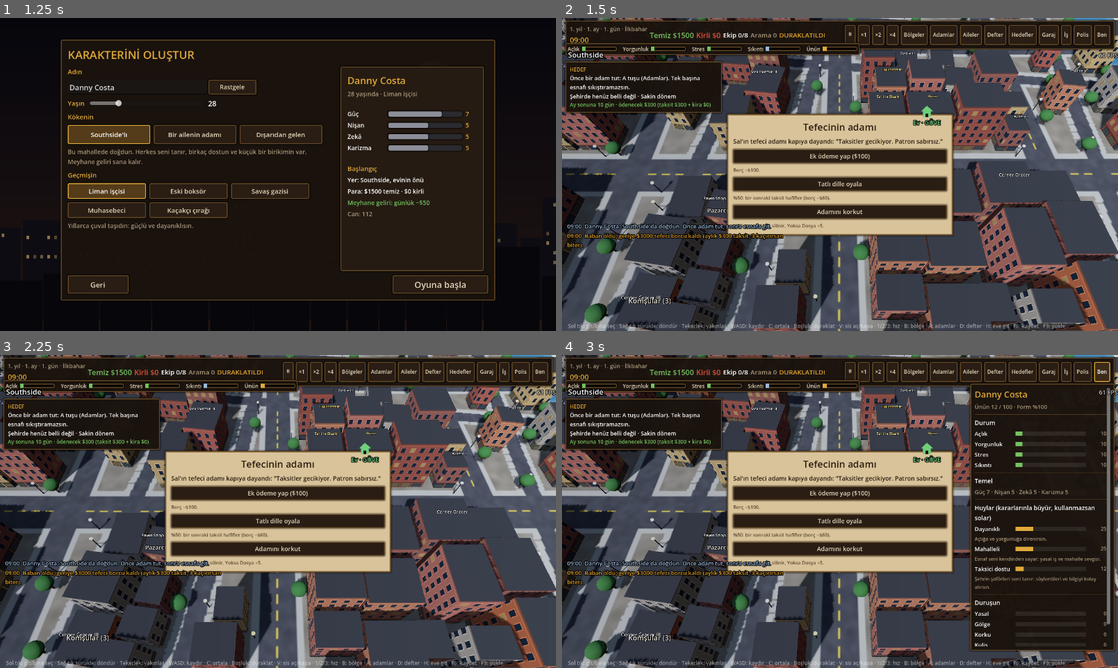
Above: before the commit, frames 1-4 (two rows, left to right).
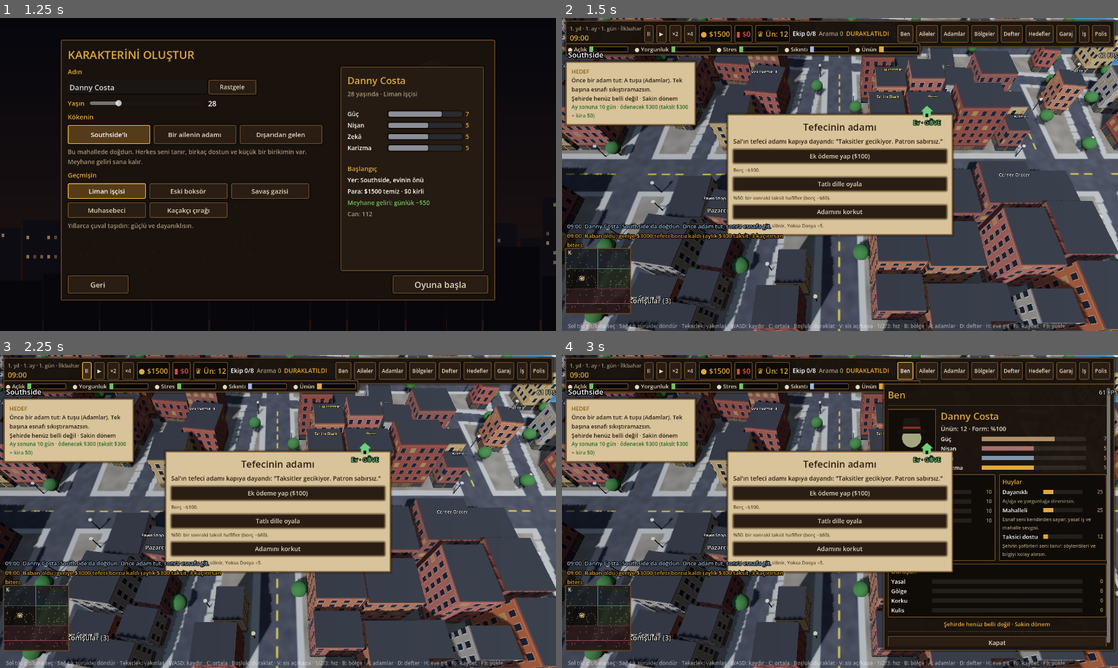
Above: after the commit, the same moments.

Repository: husnytarik/kara-kalem
Game: Godot game, scene res://scenes/menu.tscn
The game is run twice, just before and just after one commit, with the same random seed, the same clock (stepped at 60 frames per second) and the same inputs.
Inputs (mouse positions are in pixels of both pictures, inside the frame that each line leads up to):
- Up to frame 1 (1.25 s): click "Yeni oyun" at 0.5 s
- Up to frame 2 (1.5 s): click "Oyuna başla" at 1.25 s
- Up to frame 3 (2.25 s): click (88, 370) at 2 s, where only the run after the commit has a clickable "II"
- Up to frame 4 (3 s): click "Ben" at 2.75 s

Frame 1 is identical in both runs. In frame 2, 11% of the frame differs, in the area x 0-100%, y 2-95%; in frame 3, 11%; in frame 4, 23%.

Commit message:
Godot: arayuz gorsele yaklastirildi (ust cubuk hapleri, portreler, minimap, Ben/Adamlar/Aileler panelleri, eylem tablosu, adam arayanlar kartlari)
Co-Authored-By: Claude Sonnet 5.5 <noreply@anthropic.com>

Diff:
--- a/godot/scripts/core/sokak.gd
+++ b/godot/scripts/core/sokak.gd
@@ -673,6 +673,15 @@
 	if p.size() > 1:
 		if p[1] == "ben":
 			arayuz.ben_ac()
+		elif p[1] == "adam":
+			oyun.adamlar.append({"id": 91, "ad": "Joe Moretti", "yumruk": 70, "bicak": 55, "zeka": 60, "gorev": "", "silah": "bicak", "sadakat": 75})
+			arayuz.adamlar_ac()
+		elif p[1] == "aile":
+			arayuz.aile_ac()
+		elif p[1] == "bar":
+			oyun.temiz = 500.0
+			oyuncu.gir(97)
+			arayuz.bina_ac(97)
 		elif p[1] == "bina":
 			oyun.temiz = 500.0
 			arayuz.bina_ac(97)
--- a/godot/scripts/ui/arayuz.gd
+++ b/godot/scripts/ui/arayuz.gd
@@ -4,6 +4,8 @@
 # font boyutlarını değiştirmen yeter. Veri tarafı oyun.gd'dedir; burada kural yok, yalnızca gösterim.
 
 const Tema := preload("res://scripts/ui/tema.gd")
+const Portre := preload("res://scripts/ui/portre.gd")
+const Minimap := preload("res://scripts/ui/minimap.gd")
 const RENK := {
 	"good": Tema.IYI, "bad": Tema.KOTU, "warn": Tema.UYARI, "info": Tema.BILGI,
 	"altin": Tema.VURGU, "soluk": Tema.SOLUK,
@@ -45,6 +47,15 @@
 	_amac_paneli()
 	_sag_panel()
 	_diyalog_kur()
+	var mm := Minimap.new()
+	mm.kur(oyun, sokak)
+	mm.set_anchors_and_offsets_preset(Control.PRESET_BOTTOM_LEFT)
+	mm.offset_left = 8
+	mm.offset_right = 158
+	mm.offset_top = -190
+	mm.offset_bottom = -40
+	mm.mouse_filter = Control.MOUSE_FILTER_IGNORE
+	add_child(mm)
 	_log = VBoxContainer.new()
 	_log.position = Vector2(12, 470)
 	_log.custom_minimum_size = Vector2(520, 0)
@@ -99,6 +110,35 @@
 	v.custom_minimum_size = Vector2(44, 0)
 	v.horizontal_alignment = HORIZONTAL_ALIGNMENT_RIGHT
 
+func _portre(ebeveyn: Node, ad: String, boy: Vector2 = Vector2(56, 64)) -> Control:
+	var p := Portre.new()
+	p.custom_minimum_size = boy
+	p.renk = Color.from_hsv(float(ad.hash() % 360) / 360.0, 0.35, 0.65)
+	ebeveyn.add_child(p)
+	return p
+
+# Panel başlığı: altın serif başlık + altında ince çizgi.
+func _baslik(ebeveyn: Node, metin: String, alt: String = "") -> void:
+	var l := _lbl(ebeveyn, metin, 26, RENK["altin"])
+	l.add_theme_color_override("font_outline_color", Color(0, 0, 0, 0.8))
+	l.add_theme_constant_override("outline_size", 3)
+	if alt != "":
+		_lbl(ebeveyn, alt, 15, RENK["soluk"])
+	_ayrac(ebeveyn)
+
+# Koyu çerçeveli iç kutu (görseldeki "Eylemler" / "Adam Arayanlar" gibi).
+func _kutu(ebeveyn: Node, baslik: String = "") -> VBoxContainer:
+	var pc := PanelContainer.new()
+	pc.add_theme_stylebox_override("panel", Tema.stil(Color(0.06, 0.045, 0.03, 0.9), Tema.KENAR, 8, 2))
+	pc.size_flags_horizontal = Control.SIZE_EXPAND_FILL
+	ebeveyn.add_child(pc)
+	var v := VBoxContainer.new()
+	v.add_theme_constant_override("separation", 4)
+	pc.add_child(v)
+	if baslik != "":
+		_lbl(v, baslik, 17, RENK["altin"])
+	return v
+
 func _ayrac(ebeveyn: Node) -> void:
 	ebeveyn.add_child(HSeparator.new())
 
@@ -111,18 +151,18 @@
 # Sol üstte: şimdiki hedef (içine çeker) + yaklaşan yükümlülükler (ayakta kalma baskısı).
 func _amac_paneli() -> void:
 	_amac_kutu = PanelContainer.new()
-	_amac_kutu.add_theme_stylebox_override("panel", _stil())
+	_amac_kutu.add_theme_stylebox_override("panel", Tema.kagit_stil())
 	_amac_kutu.theme = Tema.tema()
 	_amac_kutu.position = Vector2(8, 100)
-	_amac_kutu.custom_minimum_size = Vector2(360, 0)
+	_amac_kutu.custom_minimum_size = Vector2(300, 0)
 	_amac_kutu.mouse_filter = Control.MOUSE_FILTER_IGNORE
 	add_child(_amac_kutu)
 	var v := VBoxContainer.new()
 	v.add_theme_constant_override("separation", 2)
 	_amac_kutu.add_child(v)
-	_amac_baslik = _lbl(v, "", 14, RENK["altin"])
-	_amac_yazi = _lbl(v, "", 15)
-	_baski_yazi = _lbl(v, "", 14, RENK["soluk"])
+	_amac_baslik = _lbl(v, "", 15, Color("8a5a10"))
+	_amac_yazi = _lbl(v, "", 15, Tema.KAGIT_YAZI)
+	_baski_yazi = _lbl(v, "", 14, Color("5a4630"))
 	_ihtiyac_yazi = Label.new()   # eski satır: artık üstteki çubuklarda
 	_ihtiyac_cubugu()
 
@@ -144,14 +184,15 @@
 		var c := HBoxContainer.new()
 		c.add_theme_constant_override("separation", 5)
 		h.add_child(c)
-		var l := _lbl(c, e[1], 14, Tema.YAZI)
+		var l := _lbl(c, "● " + e[1], 15, Tema.YAZI)
+		l.add_theme_color_override("font_color", Tema.YAZI)
 		l.autowrap_mode = TextServer.AUTOWRAP_OFF
 		l.size_flags_horizontal = Control.SIZE_SHRINK_BEGIN
 		var p := ProgressBar.new()
 		p.min_value = 0
 		p.max_value = 100
 		p.show_percentage = false
-		p.custom_minimum_size = Vector2(80, 10)
+		p.custom_minimum_size = Vector2(90, 14)
 		p.size_flags_vertical = Control.SIZE_SHRINK_CENTER
 		var f := StyleBoxFlat.new()
 		f.bg_color = e[2]
@@ -217,11 +258,22 @@
 	var toplam := borc + kira
 	if toplam <= 0.0:
 		_baski_yazi.text = "Ay sonuna %d gün." % kalan
-		_baski_yazi.add_theme_color_override("font_color", RENK["soluk"])
+		_baski_yazi.add_theme_color_override("font_color", Color("5a4630"))
 	else:
 		var yeter: bool = oyun.temiz >= toplam
 		_baski_yazi.text = "Ay sonuna %d gün · ödenecek %s (taksit %s + kira %s)%s" % [kalan, oyun.para(toplam), oyun.para(borc), oyun.para(kira), "" if yeter else " — PARA YETMİYOR" ]
-		_baski_yazi.add_theme_color_override("font_color", RENK["good"] if yeter else (RENK["bad"] if kalan <= 3 else RENK["warn"]))
+		_baski_yazi.add_theme_color_override("font_color", Color("2f6b2a") if yeter else (Color("9a2a1a") if kalan <= 3 else Color("8a5a10")))
+
+var _un: Label
+
+func _hap(h: Node, sembol: String, renk: Color) -> Label:
+	var pc := PanelContainer.new()
+	pc.add_theme_stylebox_override("panel", Tema.stil(Color(0.05, 0.035, 0.025, 0.95), Tema.KENAR, 4, 10))
+	h.add_child(pc)
+	var l := _lbl(pc, sembol, 20, renk)
+	l.autowrap_mode = TextServer.AUTOWRAP_OFF
+	l.size_flags_horizontal = Control.SIZE_SHRINK_BEGIN
+	return l
 
 func _ust_cubuk() -> void:
 	var pc := PanelContainer.new()
@@ -233,35 +285,40 @@
 	pc.theme = Tema.tema()
 	add_child(pc)
 	var h := HBoxContainer.new()
-	h.add_theme_constant_override("separation", 5)
+	h.add_theme_constant_override("separation", 6)
 	pc.add_child(h)
 	var sol := VBoxContainer.new()
+	sol.add_theme_constant_override("separation", 0)
 	h.add_child(sol)
-	_tarih = _lbl(sol, "", 15, RENK["soluk"])
+	_tarih = _lbl(sol, "", 14, RENK["soluk"])
 	_saat = _lbl(sol, "", 20, RENK["altin"])
-	_temiz = _lbl(h, "", 20, Tema.IYI)
-	_kirli = _lbl(h, "", 20, Tema.KOTU)
-	_ekip = _lbl(h, "", 18)
-	_arama = _lbl(h, "", 18)
-	_durum = _lbl(h, "", 18, RENK["warn"])
-	for l in [_tarih, _saat, _temiz, _kirli, _ekip, _arama, _durum]:
+	for l in [_tarih, _saat]:
+		l.autowrap_mode = TextServer.AUTOWRAP_OFF
+		l.size_flags_horizontal = Control.SIZE_SHRINK_BEGIN
+	for hv in [["II", 0.0], ["▶", 1.0], ["×2", 2.0], ["×4", 4.0]]:
+		_btn(h, hv[0], sokak.hiz_ayarla.bind(hv[1]))
+	_temiz = _hap(h, "", Tema.VURGU)
+	_kirli = _hap(h, "", Tema.KOTU)
+	_un = _hap(h, "", Tema.VURGU)
+	_ekip = _lbl(h, "", 16)
+	_arama = _lbl(h, "", 16)
+	_durum = _lbl(h, "", 16, RENK["warn"])
+	for l in [_ekip, _arama, _durum]:
 		l.autowrap_mode = TextServer.AUTOWRAP_OFF
 		l.size_flags_horizontal = Control.SIZE_SHRINK_BEGIN
 		l.size_flags_vertical = Control.SIZE_SHRINK_CENTER
 	var bosluk := Control.new()
 	bosluk.size_flags_horizontal = Control.SIZE_EXPAND_FILL
 	h.add_child(bosluk)
-	for hv in [["⏸", 0.0], ["×1", 1.0], ["×2", 2.0], ["×4", 4.0]]:
-		_btn(h, hv[0], sokak.hiz_ayarla.bind(hv[1]))
+	_btn(h, "Ben", ben_ac)
+	_btn(h, "Aileler", aile_ac)
+	_btn(h, "Adamlar", adamlar_ac)
 	_btn(h, "Bölgeler", _bolge_dugmesi)
-	_btn(h, "Adamlar", adamlar_ac)
-	_btn(h, "Aileler", aile_ac)
 	_btn(h, "Defter", defter_ac)
 	_btn(h, "Hedefler", zafer_ac)
 	_btn(h, "Garaj", garaj_ac)
 	_btn(h, "İş", meslek_ac)
 	_btn(h, "Polis", polis_ac)
-	_btn(h, "Ben", ben_ac)
 	for c in h.get_children():
 		if c is Button:
 			c.add_theme_font_size_override("font_size", Tema.boyut(14))
@@ -391,8 +448,9 @@
 	var d: Dictionary = oyun.tarih()
 	_tarih.text = "%s · %s" % [oyun.tarih_yazi(), oyun.mevsim()]
 	_saat.text = oyun.saat_yazi()
-	_temiz.text = "Temiz %s" % oyun.para(oyun.temiz)
-	_kirli.text = "Kirli %s" % oyun.para(oyun.kirli)
+	_temiz.text = "● %s" % oyun.para(oyun.temiz)
+	_kirli.text = "▮ %s" % oyun.para(oyun.kirli)
+	_un.text = "♛ Ün: %d" % int(oyun.kis_k.taninma())
 	_ekip.text = "Ekip %d/%d" % [oyun.adamlar.size(), oyun.EKIP_MAX]
 	_arama.text = "Arama %d" % int(oyun.arama)
 	_arama.add_theme_color_override("font_color", RENK["bad"] if oyun.arama >= 30.0 else (RENK["warn"] if oyun.arama >= 10.0 else RENK["soluk"]))
@@ -456,6 +514,7 @@
 	for c in _ic.get_children():
 		c.queue_free()
 	_sag.visible = true
+	_sag.offset_left = -(540 if _mod in ["ben", "aile", "adamlar"] else (500 if _mod == "bina" and sokak.oyuncu.iceride >= 0 else 360))
 	match _mod:
 		"bina": _bina_paneli()
 		"bolge": _bolge_paneli()
@@ -679,31 +738,68 @@
 
 # ---------- adam paneli ----------
 func _adam_paneli() -> void:
-	_lbl(_ic, "Adamlar", 24, RENK["altin"])
-	_lbl(_ic, "%d / %d adam · ayda $%d kişi başı" % [oyun.adamlar.size(), oyun.EKIP_MAX, oyun.EKIP_MAAS], 15, RENK["soluk"])
-	_lbl(_ic, "Adam bulmak için bir bara, bilardo salonuna, boks salonuna ya da derneğe git, içeri gir. Geceleri daha çok kişi çıkar.", 14, RENK["warn"]).autowrap_mode = TextServer.AUTOWRAP_WORD_SMART
-	_ayrac(_ic)
+	_baslik(_ic, "Adamlar", "%d / %d adam · ayda $%d kişi başı" % [oyun.adamlar.size(), oyun.EKIP_MAX, oyun.EKIP_MAAS])
+	var ipucu := _lbl(_ic, "Adamlarını barlarda, bilardo salonlarında, boks salonlarında ve derneklerde bulabilirsin. Geceleri daha çok kişi çıkar.", 14, RENK["warn"])
+	ipucu.autowrap_mode = TextServer.AUTOWRAP_WORD_SMART
 	if oyun.adamlar.is_empty():
 		_lbl(_ic, "Ekibin boş. Adam olmadan haraç bağlayamazsın.", 15, RENK["warn"])
 	for a in oyun.adamlar:
-		_lbl(_ic, "%s  ·  beceri %d" % [a["ad"], oyun.beceri(a)], 18)
-		_bar(_ic, "Yumruk", a["yumruk"], Color("b08f6c"))
-		_bar(_ic, "Bıçak", a["bicak"], Color("a67070"))
-		_bar(_ic, "Zekâ", a["zeka"], Color("7f95ab"))
+		var kv := _kutu(_ic)
+		var h := HBoxContainer.new()
+		h.add_theme_constant_override("separation", 10)
+		kv.add_child(h)
+		_portre(h, a["ad"])
+		var v := VBoxContainer.new()
+		v.size_flags_horizontal = Control.SIZE_EXPAND_FILL
+		h.add_child(v)
+		_lbl(v, "%s  ·  beceri %d" % [a["ad"], oyun.beceri(a)], 18)
+		_bar(v, "Yumruk", a["yumruk"], Color("b08f6c"))
+		_bar(v, "Bıçak", a["bicak"], Color("a67070"))
+		_bar(v, "Zekâ", a["zeka"], Color("7f95ab"))
+		_bar(v, "Sadakat", a.get("sadakat", 60), Tema.VURGU)
 		var durum := "Boşta"
 		if a["gorev"] == "tutuklu":
 			durum = "Karakolda"
 		elif a["gorev"] != "":
 			durum = "Görevde: " + oyun.GOREVLER[a["gorev"]]["ad"]
-		_lbl(_ic, durum, 15, RENK["warn"] if a["gorev"] != "" else RENK["good"])
+		_lbl(v, "Görev: " + durum, 15, RENK["warn"] if a["gorev"] != "" else RENK["good"])
 		var id: int = a["id"]
-		_btn(_ic, "Çıkar", func(): _sonuc_goster(oyun.adam_cikar(id)), a["gorev"] != "")
-		_ayrac(_ic)
+		_btn(v, "Çıkar", func(): _sonuc_goster(oyun.adam_cikar(id)), a["gorev"] != "")
 	_sonuc_satiri()
 
 # ---------- aileler (hiyerarşi) ----------
 func _aile_paneli() -> void:
-	_lbl(_ic, "Aileler", 24, RENK["altin"])
+	_baslik(_ic, "Aileler")
+	var kartlar := HBoxContainer.new()
+	kartlar.add_theme_constant_override("separation", 6)
+	_ic.add_child(kartlar)
+	var simge := {"marchetti": "♛", "obrien": "☘", "tammany": "✦"}
+	for f in oyun.NPC:
+		var fd: Dictionary = oyun.FAK[f]
+		var v := _kutu(kartlar)
+		var sm := _lbl(v, simge[f], 28, fd["renk"])
+		sm.horizontal_alignment = HORIZONTAL_ALIGNMENT_CENTER
+		var ad := _lbl(v, fd["ad"], 15, Tema.YAZI)
+		ad.horizontal_alignment = HORIZONTAL_ALIGNMENT_CENTER
+		_lbl(v, "Güç: %d" % int(oyun.kudret(f)), 15, Tema.VURGU)
+		var g: float = clampf(oyun.gerginlik.gerginlik("oyuncu", f), 0.0, 100.0)
+		_lbl(v, "Gerginlik:", 14, Tema.YAZI)
+		var gp := ProgressBar.new()
+		gp.max_value = 100
+		gp.value = g
+		gp.show_percentage = false
+		gp.custom_minimum_size = Vector2(0, 12)
+		var gf := StyleBoxFlat.new()
+		gf.bg_color = Tema.IYI if g < 35.0 else (Tema.UYARI if g < 65.0 else Tema.KOTU)
+		gp.add_theme_stylebox_override("fill", gf)
+		v.add_child(gp)
+		var sv: bool = oyun.gerginlik.savasta("oyuncu", f)
+		_lbl(v, "Savaş: " + ("Evet" if sv else "Hayır"), 14, Tema.KOTU if sv else Tema.SOLUK)
+		var bs := 0
+		for id in oyun.bolge:
+			if oyun.hakim_of(id) == f:
+				bs += 1
+		_lbl(v, "Bölge: %d" % bs, 14, Tema.SOLUK)
 	for f in oyun.NPC:
 		var fd: Dictionary = oyun.FAK[f]
 		_ayrac(_ic)
@@ -1126,58 +1222,114 @@
 func _ben_paneli() -> void:
 	var K: RefCounted = oyun.kis_k
 	var k: Dictionary = oyun.kis
-	_lbl(_ic, oyun.profil.get("ad", "Sen"), 24, RENK["altin"])
-	_lbl(_ic, "Ünün %d / 100 · Form %%%d" % [int(K.taninma()), int(K.form() * 100.0)], 15, RENK["soluk"])
+	_baslik(_ic, "Ben")
+	var ust := HBoxContainer.new()
+	ust.add_theme_constant_override("separation", 12)
+	_ic.add_child(ust)
+	var ad: String = oyun.profil.get("ad", "Sen")
+	_portre(ust, ad, Vector2(110, 130))
+	var kim := VBoxContainer.new()
+	kim.size_flags_horizontal = Control.SIZE_EXPAND_FILL
+	ust.add_child(kim)
+	_lbl(kim, ad, 26, Tema.VURGU)
+	_lbl(kim, "Ünün: %d · Form: %%%d" % [int(K.taninma()), int(K.form() * 100.0)], 16, Tema.YAZI)
 	if K.hasta_mi():
-		_lbl(_ic, "%s: güçsüzsün. Evde yat ya da ilaç al." % k["hasta_ad"], 15, RENK["bad"])
-	_ayrac(_ic)
-	_lbl(_ic, "Durum", 17)
-	_ihtiyac_bar("Açlık", k["aclik"])
-	_ihtiyac_bar("Yorgunluk", k["yorgun"])
-	_ihtiyac_bar("Stres", k["stres"])
-	_ihtiyac_bar("Sıkıntı", k["sikinti"])
-	_ayrac(_ic)
-	_lbl(_ic, "Temel", 17)
+		_lbl(kim, "%s: güçsüzsün. Evde yat ya da ilaç al." % k["hasta_ad"], 15, RENK["bad"])
 	var st: Dictionary = oyun.ozet["stat"]
-	_lbl(_ic, "Güç %d · Nişan %d · Zekâ %d · Karizma %d" % [st["guc"], st["nisan"], st["zeka"], st["karizma"]], 15, RENK["soluk"])
-	_ayrac(_ic)
-	_lbl(_ic, "Huylar (kararlarınla büyür, kullanmazsan solar)", 17)
+	_bar(kim, "Güç", st["guc"] * 10.0, Color("b08f6c"), str(st["guc"]))
+	_bar(kim, "Nişan", st["nisan"] * 10.0, Color("a67070"), str(st["nisan"]))
+	_bar(kim, "Zekâ", st["zeka"] * 10.0, Color("7f95ab"), str(st["zeka"]))
+	_bar(kim, "Karizma", st["karizma"] * 10.0, Tema.VURGU, str(st["karizma"]))
+	var iki := HBoxContainer.new()
+	iki.add_theme_constant_override("separation", 8)
+	_ic.add_child(iki)
+	var sol := _kutu(iki, "Durum")
+	_ihtiyac_bar_to(sol, "Açlık", k["aclik"])
+	_ihtiyac_bar_to(sol, "Yorgunluk", k["yorgun"])
+	_ihtiyac_bar_to(sol, "Stres", k["stres"])
+	_ihtiyac_bar_to(sol, "Sıkıntı", k["sikinti"])
+	var sag := _kutu(iki, "Huylar")
 	var l: Array = K.oz_liste()
 	if l.is_empty():
-		_lbl(_ic, "Henüz belirgin bir huyun yok.", 14, RENK["soluk"])
+		_lbl(sag, "Henüz belirgin bir huyun yok.", 14, RENK["soluk"])
 	for e in l:
 		var o: Dictionary = K.OZ[e[0]]
-		_bar(_ic, o["ad"], e[1], RENK["altin"])
-		var a := _lbl(_ic, o["ac"], 13, RENK["soluk"])
+		_bar(sag, o["ad"], e[1], RENK["altin"])
+		var a := _lbl(sag, o["ac"], 13, RENK["soluk"])
 		a.autowrap_mode = TextServer.AUTOWRAP_WORD_SMART
-	_ayrac(_ic)
-	_lbl(_ic, "Duruşun", 17)
+	var dur := _kutu(_ic, "Duruşun")
 	var y: RefCounted = oyun.yol_k
 	for yl in y.YOLLAR:
-		_bar(_ic, y.AD[yl], y.puan(yl), RENK["info"])
+		_bar(dur, y.AD[yl], y.puan(yl), RENK["info"])
+	var ozet := _lbl(_ic, y.ozet_satiri(), 15, Tema.VURGU)
+	ozet.horizontal_alignment = HORIZONTAL_ALIGNMENT_CENTER
 	_sonuc_satiri()
+
+func _ihtiyac_bar_to(hedef: Node, ad: String, deger: float) -> void:
+	var renk := RENK["good"]
+	if deger >= 75.0:
+		renk = RENK["bad"]
+	elif deger >= 50.0:
+		renk = RENK["warn"]
+	_bar(hedef, ad, deger, renk)
+
+func _efekt_yazi(d: Dictionary) -> String:
+	var ad := {"aclik": "Açlık", "yorgun": "Yorgunluk", "stres": "Stres", "sikinti": "Sıkıntı", "hasta": "Hastalık"}
+	var p: Array = []
+	for a in d:
+		if ad.has(a) and absf(d[a]) >= 10.0:
+			p.append("%s %s%%%d" % [ad[a], "−" if d[a] < 0 else "+", int(absf(d[a]))])
+	return ", ".join(p)
 
 func _kisisel_bolumu(i: int) -> void:
 	var K: RefCounted = oyun.kis_k
 	var l: Array = K.eylemler(i)
 	if not l.is_empty():
-		_ayrac(_ic)
-		_lbl(_ic, "Burada yapabileceklerin", 16, RENK["altin"])
+		var kv := _kutu(_ic, "Eylemler")
+		var g := GridContainer.new()
+		g.columns = 4
+		g.add_theme_constant_override("h_separation", 10)
+		g.add_theme_constant_override("v_separation", 2)
+		kv.add_child(g)
 		for id in l:
 			var e: Dictionary = K.EYLEM[id]
-			var b := _btn(_ic, "%s  ($%d)" % [e["ad"], int(e["ucret"])], func(): _sonuc_goster(K.yap(id)))
-			b.tooltip_text = "%d dk sürer." % e["dk"]
+			var b := Button.new()
+			b.text = e["ad"]
+			b.flat = true
+			b.alignment = HORIZONTAL_ALIGNMENT_LEFT
+			b.focus_mode = Control.FOCUS_NONE
+			b.size_flags_horizontal = Control.SIZE_EXPAND_FILL
+			b.add_theme_font_size_override("font_size", Tema.boyut(15))
+			b.pressed.connect(func(): _sonuc_goster(K.yap(id)))
+			g.add_child(b)
+			var u := _lbl(g, "$%d" % int(e["ucret"]), 14, Tema.VURGU)
+			u.size_flags_horizontal = Control.SIZE_FILL
+			var dk := _lbl(g, "%d dk" % int(e["dk"]), 14, Tema.SOLUK)
+			dk.size_flags_horizontal = Control.SIZE_FILL
+			var ef := _lbl(g, _efekt_yazi(e["d"]), 13, Tema.IYI)
+			ef.size_flags_horizontal = Control.SIZE_FILL
+			for lb in [u, dk, ef]:
+				lb.autowrap_mode = TextServer.AUTOWRAP_OFF
 	if oyun.pazar_k.site_mi(i):
-		_ayrac(_ic)
-		_lbl(_ic, "Adam arayanlar", 16, RENK["altin"])
+		var kv := _kutu(_ic, "Adam Arayanlar")
 		var adaylar: Array = oyun.pazar_k.liste(i)
 		if adaylar.is_empty():
-			_lbl(_ic, "Şimdi kimse yok. Gece ya da başka bir gün gel.", 14, RENK["soluk"])
+			_lbl(kv, "Şimdi kimse yok. Gece ya da başka bir gün gel.", 14, RENK["soluk"])
 		var n := 0
 		for c in adaylar:
 			var idx := n
-			var m := "%s · beceri %d · sadakat %d" % [c["ad"], int((c["yumruk"] * 0.5 + c["bicak"] * 0.3 + c["zeka"] * 0.2)), c["sadakat"]]
-			var b := _btn(_ic, "%s  ($%d kirli)" % [m, int(c["fiyat"])], func(): _sonuc_goster(oyun.pazar_k.tut(i, idx)), oyun.adamlar.size() >= oyun.EKIP_MAX)
-			b.tooltip_text = c["not"]
+			var h := HBoxContainer.new()
+			h.add_theme_constant_override("separation", 8)
+			kv.add_child(h)
+			_portre(h, c["ad"], Vector2(48, 56))
+			var v := VBoxContainer.new()
+			v.size_flags_horizontal = Control.SIZE_EXPAND_FILL
+			h.add_child(v)
+			_lbl(v, c["ad"], 16)
+			_lbl(v, "Yumruk: %d · Sadakat: %d" % [c["yumruk"], c["sadakat"]], 13, Tema.SOLUK)
+			_lbl(v, c["not"], 12, Tema.SOLUK)
+			var b := _btn(h, "Tut
+$%d" % int(c["fiyat"]), func(): _sonuc_goster(oyun.pazar_k.tut(i, idx)), oyun.adamlar.size() >= oyun.EKIP_MAX)
+			b.tooltip_text = "Kirli para ile tutulur. Beceri %d" % int((c["yumruk"] * 0.5 + c["bicak"] * 0.3 + c["zeka"] * 0.2))
 			n += 1
 	_sonuc_satiri()
--- /dev/null
+++ b/godot/scripts/ui/minimap.gd
@@ -0,0 +1,50 @@
+extends Control
+# Sol altta mini harita: bölge çerçeveleri, işletmeler ve oyuncu noktası.
+
+var oyun: Node
+var sokak: Node
+var _sin: Rect2
+
+func kur(o: Node, s: Node) -> void:
+	oyun = o
+	sokak = s
+	custom_minimum_size = Vector2(150, 150)
+	var x0 := 1e9
+	var z0 := 1e9
+	var x1 := -1e9
+	var z1 := -1e9
+	for id in oyun.harita.bolgeler:
+		var b: Dictionary = oyun.harita.bolgeler[id]
+		x0 = minf(x0, b["x0"])
+		z0 = minf(z0, b["z0"])
+		x1 = maxf(x1, b["x1"])
+		z1 = maxf(z1, b["z1"])
+	_sin = Rect2(x0, z0, x1 - x0, z1 - z0)
+
+func _process(_d: float) -> void:
+	queue_redraw()
+
+func _p(x: float, z: float) -> Vector2:
+	return Vector2((x - _sin.position.x) / _sin.size.x * size.x, (z - _sin.position.y) / _sin.size.y * size.y)
+
+func _draw() -> void:
+	draw_rect(Rect2(Vector2.ZERO, size), Color(0.06, 0.05, 0.04, 0.9))
+	for id in oyun.harita.bolgeler:
+		var b: Dictionary = oyun.harita.bolgeler[id]
+		var a := _p(b["x0"], b["z0"])
+		var c := _p(b["x1"], b["z1"])
+		var sahip: String = oyun.hakim_of(id) if oyun.bolge.has(id) else ""
+		var r := Color(0.4, 0.29, 0.15, 0.5)
+		if sahip != "" and oyun.FAK.has(sahip):
+			r = (oyun.FAK[sahip]["renk"] as Color)
+			r.a = 0.8
+			draw_rect(Rect2(a, c - a), Color(r.r, r.g, r.b, 0.12))
+		draw_rect(Rect2(a, c - a), r, false, 1.0)
+	for y in oyun.harita.yerler:
+		var q := _p(y["pos"].x, y["pos"].z)
+		draw_rect(Rect2(q - Vector2(1, 1), Vector2(2, 2)), Color(0.7, 0.6, 0.4, 0.55))
+	var o := _p(sokak.oyuncu.global_position.x, sokak.oyuncu.global_position.z)
+	draw_circle(o, 3.5, Color("e0a93a"))
+	draw_arc(o, 5.5, 0, TAU, 16, Color(1, 1, 1, 0.8), 1.0)
+	draw_rect(Rect2(Vector2.ZERO, size), Color(0.4, 0.29, 0.15), false, 2.0)
+	draw_string(ThemeDB.fallback_font, Vector2(6, 14), "K", HORIZONTAL_ALIGNMENT_LEFT, -1, 12, Color(0.9, 0.85, 0.7))
--- /dev/null
+++ b/godot/scripts/ui/portre.gd
@@ -0,0 +1,28 @@
+extends Control
+# Kod ile çizilen silüet portre (fötr şapkalı adam). Resim gelene kadar yer tutar; renk ile çeşitlenir.
+
+var renk := Color("6b5a43")
+var kadin := false
+
+func _init() -> void:
+	custom_minimum_size = Vector2(56, 64)
+	mouse_filter = Control.MOUSE_FILTER_IGNORE
+
+func _draw() -> void:
+	var w := size.x
+	var h := size.y
+	draw_rect(Rect2(0, 0, w, h), Color(0.07, 0.05, 0.035))
+	draw_rect(Rect2(0, 0, w, h), Color(0.4, 0.29, 0.15), false, 2.0)
+	var ten := renk.lerp(Color("c9a679"), 0.6)
+	var palto := renk.darkened(0.35)
+	# omuzlar
+	draw_colored_polygon(PackedVector2Array([Vector2(w * 0.08, h), Vector2(w * 0.16, h * 0.78), Vector2(w * 0.38, h * 0.68), Vector2(w * 0.62, h * 0.68), Vector2(w * 0.84, h * 0.78), Vector2(w * 0.92, h)]), palto)
+	# gömlek/kravat
+	draw_colored_polygon(PackedVector2Array([Vector2(w * 0.42, h * 0.68), Vector2(w * 0.58, h * 0.68), Vector2(w * 0.5, h * 0.9)]), Color("d9d0bd"))
+	draw_colored_polygon(PackedVector2Array([Vector2(w * 0.47, h * 0.72), Vector2(w * 0.53, h * 0.72), Vector2(w * 0.52, h * 0.88), Vector2(w * 0.48, h * 0.88)]), Color("7a1f1a"))
+	# yüz
+	draw_circle(Vector2(w * 0.5, h * 0.46), w * 0.2, ten)
+	# şapka
+	draw_rect(Rect2(w * 0.2, h * 0.33, w * 0.6, h * 0.06), Color(0.09, 0.07, 0.06))
+	draw_colored_polygon(PackedVector2Array([Vector2(w * 0.3, h * 0.34), Vector2(w * 0.34, h * 0.14), Vector2(w * 0.66, h * 0.14), Vector2(w * 0.7, h * 0.34)]), Color(0.12, 0.09, 0.07))
+	draw_rect(Rect2(w * 0.32, h * 0.28, w * 0.36, h * 0.035), Color("8b2e22"))
